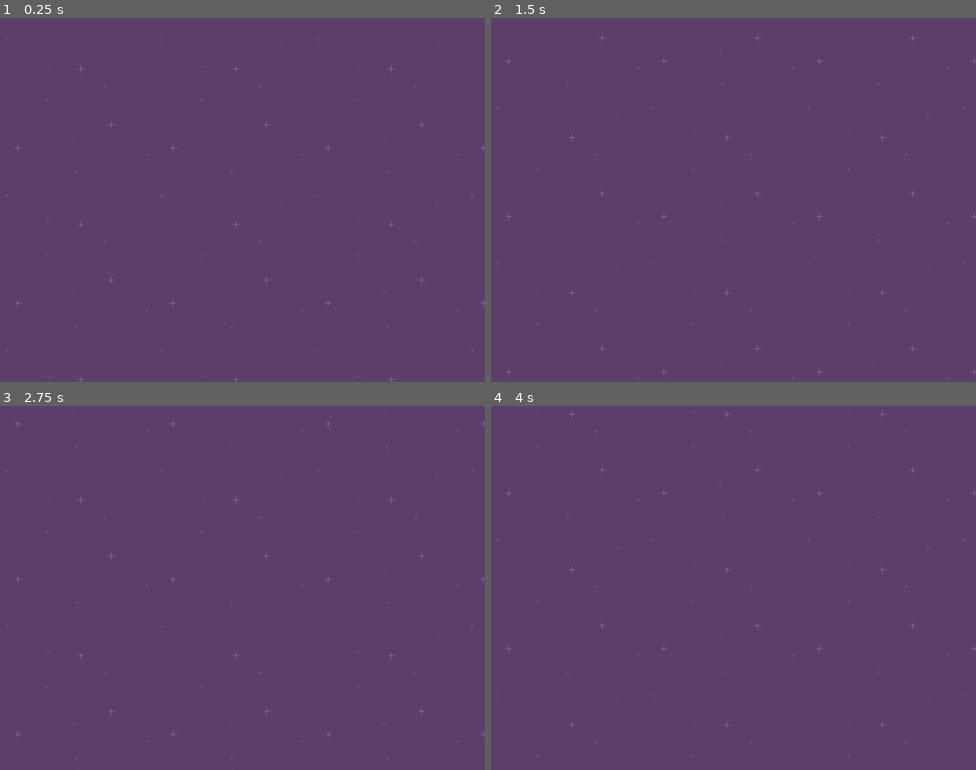
Above: before the commit, frames 1-4 (two rows, left to right).
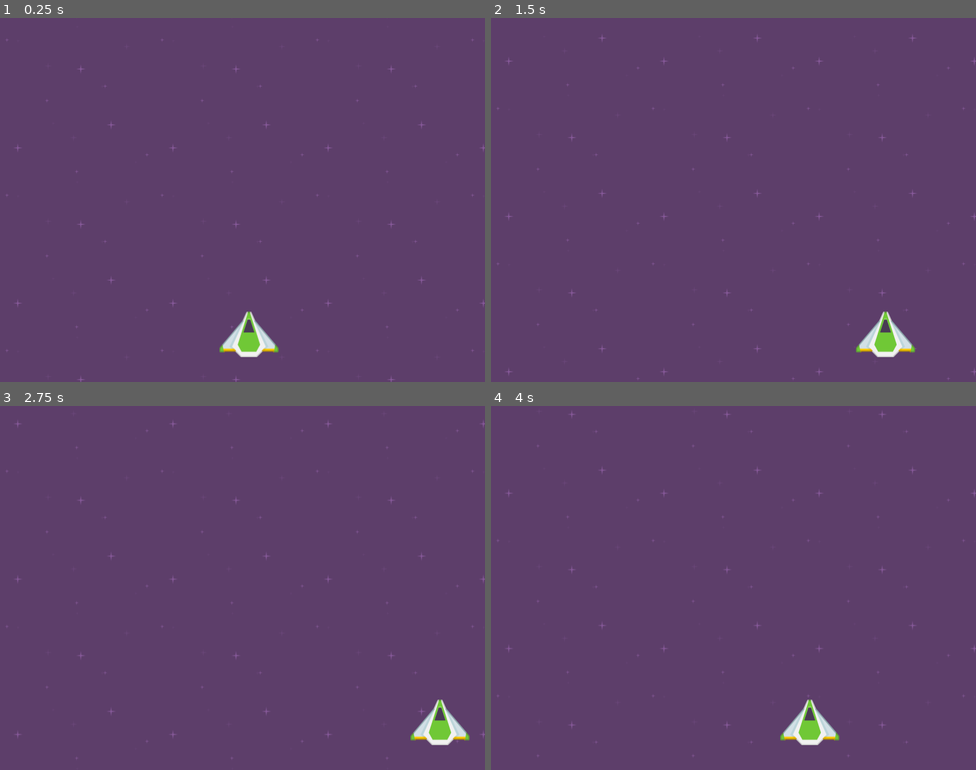
Above: after the commit, the same moments.

Repository: ibrahimuzul/space-attack
Game: Godot game, scene res://scenes/Main.tscn
The game is run twice, just before and just after one commit, with the same random seed, the same clock (stepped at 60 frames per second) and the same inputs.
Inputs:
- Up to frame 1 (0.25 s): no input
- Up to frame 2 (1.5 s): hold Right (right, bound only after the commit) 0.53-1.28 s; hold Left (left, bound only after the commit) from 1.28 s (still down)
- Up to frame 3 (2.75 s): release Left (left, bound only after the commit) at 2.03 s; hold Right (right, bound only after the commit) from 2.03 s (still down)
- Up to frame 4 (4 s): release Right (right, bound only after the commit) at 3.53 s; hold Left (left, bound only after the commit) from 3.53 s (still down)

The runs differ from the first frame. In frame 1, 0.8% of the frame differs, in the area x 45-58%, y 80-94%; in frame 2, 0.8%; in frame 3, 0.8%; in frame 4, 0.8%.

Commit message:
43.Player Scene and Movement

Diff:
--- a/project.godot
+++ b/project.godot
@@ -23,6 +23,23 @@
 
 window/size/width=800
 
+[input]
+
+left={
+"deadzone": 0.5,
+"events": [ Object(InputEventKey,"resource_local_to_scene":false,"resource_name":"","device":0,"alt":false,"shift":false,"control":false,"meta":false,"command":false,"pressed":false,"scancode":16777231,"unicode":0,"echo":false,"script":null)
+, Object(InputEventKey,"resource_local_to_scene":false,"resource_name":"","device":0,"alt":false,"shift":false,"control":false,"meta":false,"command":false,"pressed":false,"scancode":65,"unicode":0,"echo":false,"script":null)
+, Object(InputEventJoypadButton,"resource_local_to_scene":false,"resource_name":"","device":0,"button_index":14,"pressure":0.0,"pressed":false,"script":null)
+ ]
+}
+right={
+"deadzone": 0.5,
+"events": [ Object(InputEventKey,"resource_local_to_scene":false,"resource_name":"","device":0,"alt":false,"shift":false,"control":false,"meta":false,"command":false,"pressed":false,"scancode":16777233,"unicode":0,"echo":false,"script":null)
+, Object(InputEventKey,"resource_local_to_scene":false,"resource_name":"","device":0,"alt":false,"shift":false,"control":false,"meta":false,"command":false,"pressed":false,"scancode":68,"unicode":0,"echo":false,"script":null)
+, Object(InputEventJoypadButton,"resource_local_to_scene":false,"resource_name":"","device":0,"button_index":15,"pressure":0.0,"pressed":false,"script":null)
+ ]
+}
+
 [rendering]
 
 environment/default_environment="res://default_env.tres"
--- a/scenes/Main.tscn
+++ b/scenes/Main.tscn
@@ -1,7 +1,11 @@
-[gd_scene load_steps=2 format=2]
+[gd_scene load_steps=3 format=2]
 
 [ext_resource path="res://scenes/Background.tscn" type="PackedScene" id=1]
+[ext_resource path="res://scenes/Player.tscn" type="PackedScene" id=2]
 
 [node name="Main" type="Node"]
 
 [node name="Background" parent="." instance=ExtResource( 1 )]
+
+[node name="Player" parent="." instance=ExtResource( 2 )]
+position = Vector2( 410.837, 521.874 )
--- /dev/null
+++ b/scenes/Player.tscn
@@ -0,0 +1,25 @@
+[gd_scene load_steps=4 format=2]
+
+[ext_resource path="res://scripts/Player.gd" type="Script" id=1]
+[ext_resource path="res://sprites/playerShip3_green.png" type="Texture" id=2]
+
+[sub_resource type="CircleShape2D" id=1]
+
+custom_solver_bias = 0.0
+radius = 39.7517
+
+[node name="Player" type="KinematicBody2D" index="0"]
+
+input_pickable = false
+collision_layer = 1
+collision_mask = 1
+collision/safe_margin = 0.08
+script = ExtResource( 1 )
+
+[node name="Sprite" type="Sprite" parent="." index="0"]
+
+texture = ExtResource( 2 )
+
+[node name="CollisionShape2D" type="CollisionShape2D" parent="." index="1"]
+
+shape = SubResource( 1 )
--- /dev/null
+++ b/scripts/Player.gd
@@ -0,0 +1,21 @@
+extends KinematicBody2D
+
+const SPEED = 500
+
+onready var sprite = $Sprite
+
+var screen_size
+var half_sprite_size
+
+
+func _ready():
+	screen_size = get_viewport_rect().size.x
+	half_sprite_size = sprite.texture.get_width() * scale.x / 2
+
+func _process(delta):
+	if Input.is_action_pressed("left"):
+		position.x -= SPEED * delta
+	elif Input.is_action_pressed("right"):
+		position.x += SPEED * delta
+
+	position.x = clamp(position.x, 0 + half_sprite_size, screen_size - half_sprite_size)
